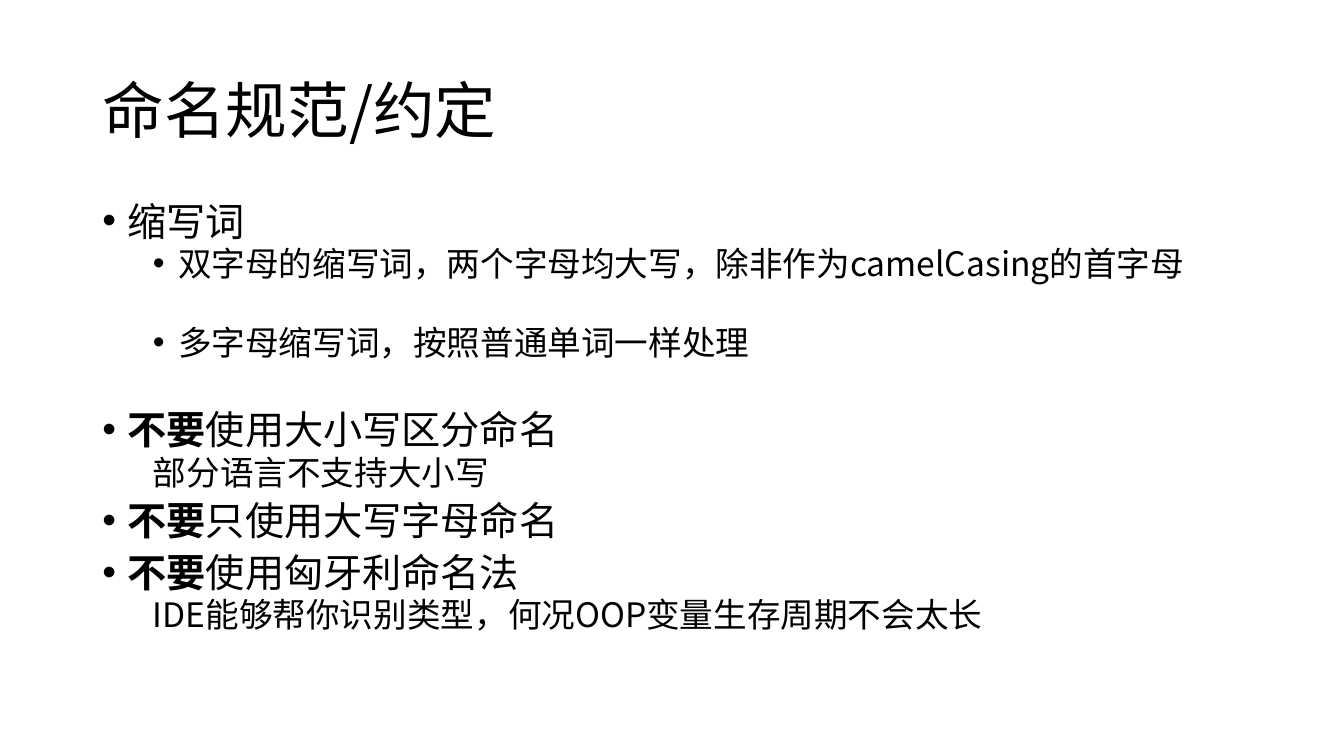
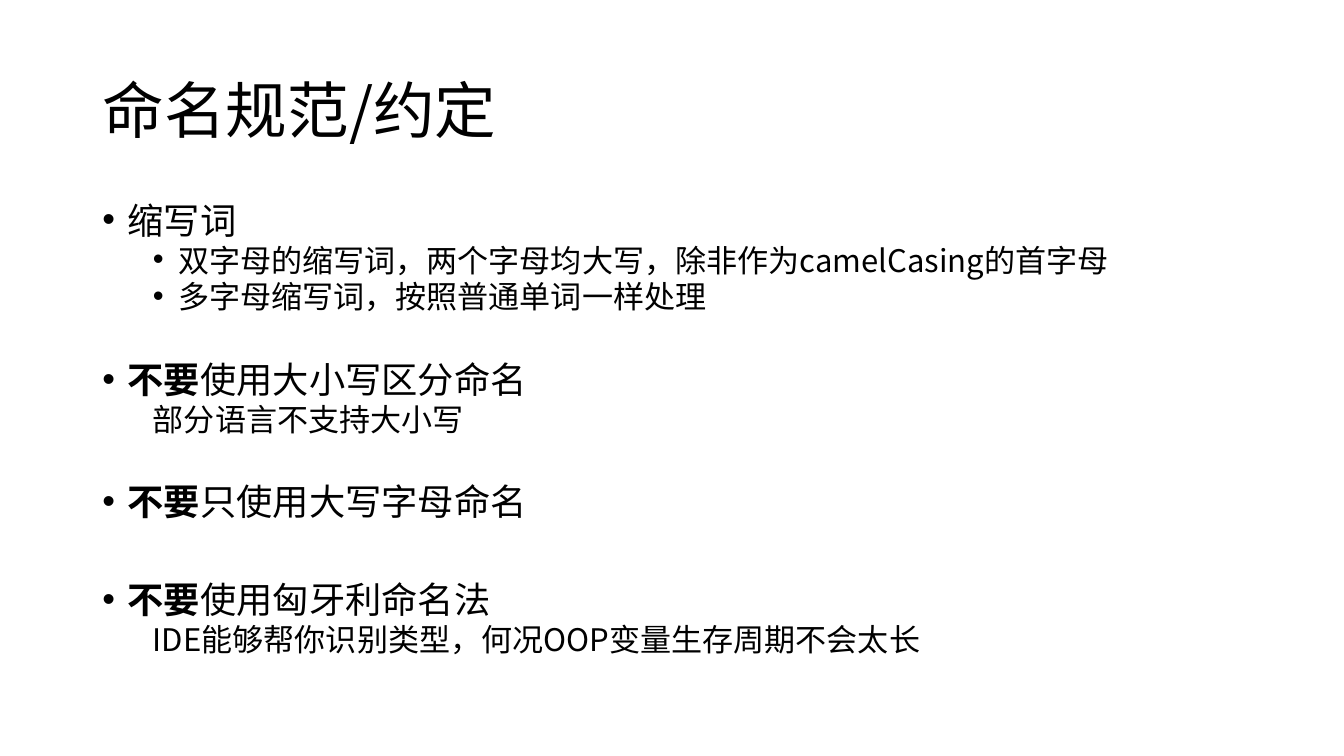
Before and after one commit to snakealpha/DotNetSession, a slide deck: slide 7 of pptx.pptx.pptx (slide 6 before the commit). Drawn at 1344x756 pixels with LibreOffice and Linux fonts; fonts in the diff are those of the drawing. Boxes give left, top, right and bottom in pixels: in the first picture for what was removed or moved away, otherwise in the second. Text is boxed around its words. In the diff, an @@ line names an element or a change of style, - is before the commit and + after.

```diff
--- a/pptx.pptx.pptx
+++ b/pptx.pptx.pptx
@@ text "缩写词" at (128, 203, 1109, 654): size 28 to 25.9 pt in "缩写词", "不要使用大小写区分命名", "不要只使用大写字母命名", "不要使用匈牙利命名法"; size 24 to 22.2 pt in "双字母的缩写词，两个字母均大写，除非作为camelCasing的首字母", "多字母缩写词，按照普通单词一样处理", "部分语言不支持大小写", "IDE能够帮你识别类型，何况OOP变量生存周期不会太长" @@
```
Also in this commit, not shown: 2 other slides changed, 5 slides added.
